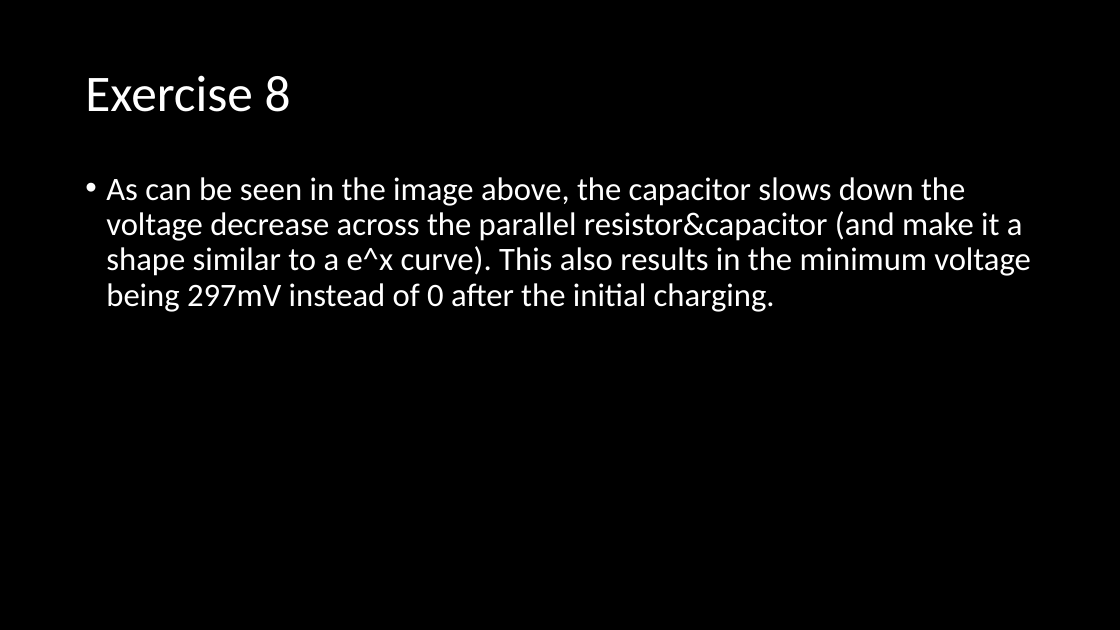
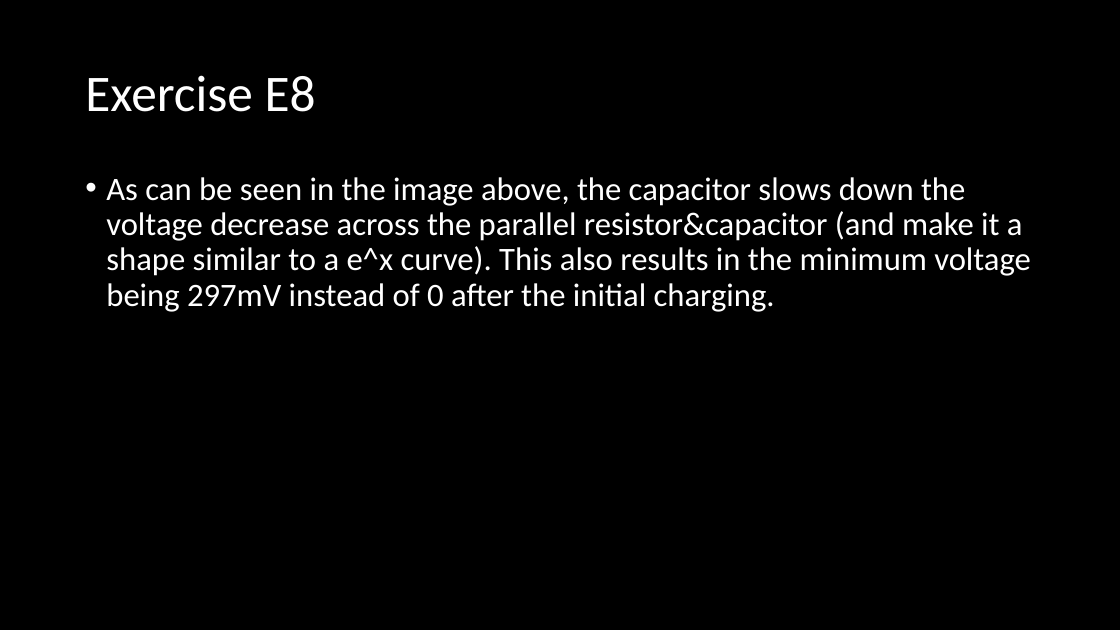
Before and after one commit to differental/IEP-E, a slide deck: slide 2 of Final_slides/E8.pptx. Drawn at 1120x630 pixels with LibreOffice and Linux fonts; fonts in the diff are those of the drawing. Boxes give left, top, right and bottom in pixels: in the first picture for what was removed or moved away, otherwise in the second. Text is boxed around its words. In the diff, an @@ line names an element or a change of style, - is before the commit and + after.

```diff
--- a/Final_slides/E8.pptx
+++ b/Final_slides/E8.pptx
@@ title at box(85, 75, 316, 112): text changed @@
-Exercise 8
+Exercise E8
```
Also in this commit, not shown: 8 other slides changed, 9 other files.
